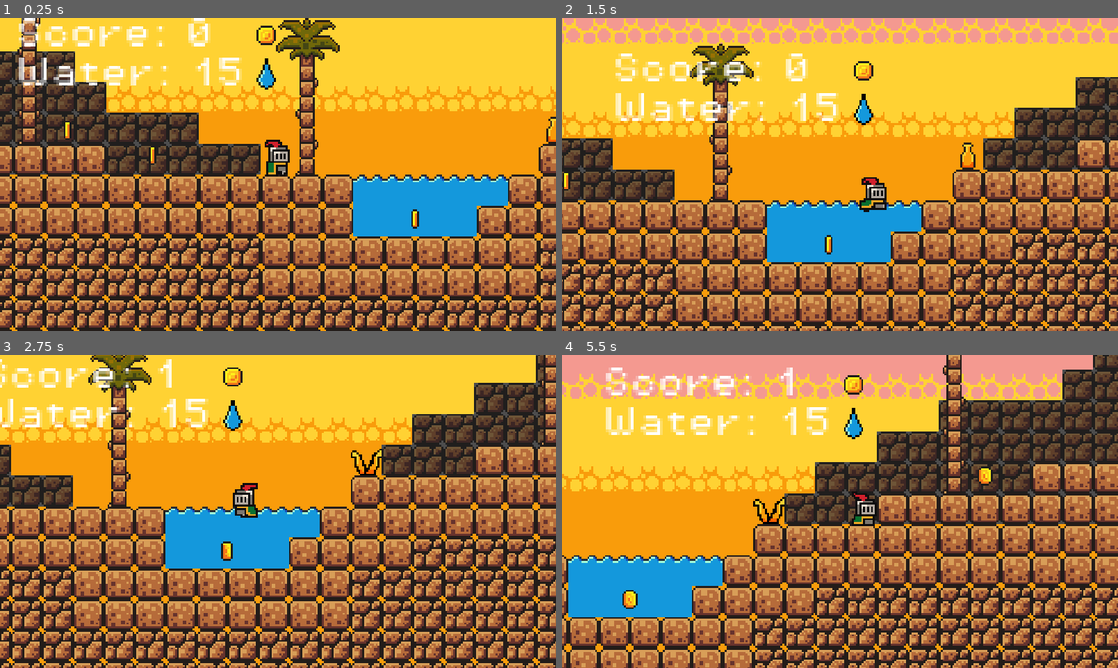
Above: before the commit, frames 1-4 (two rows, left to right).
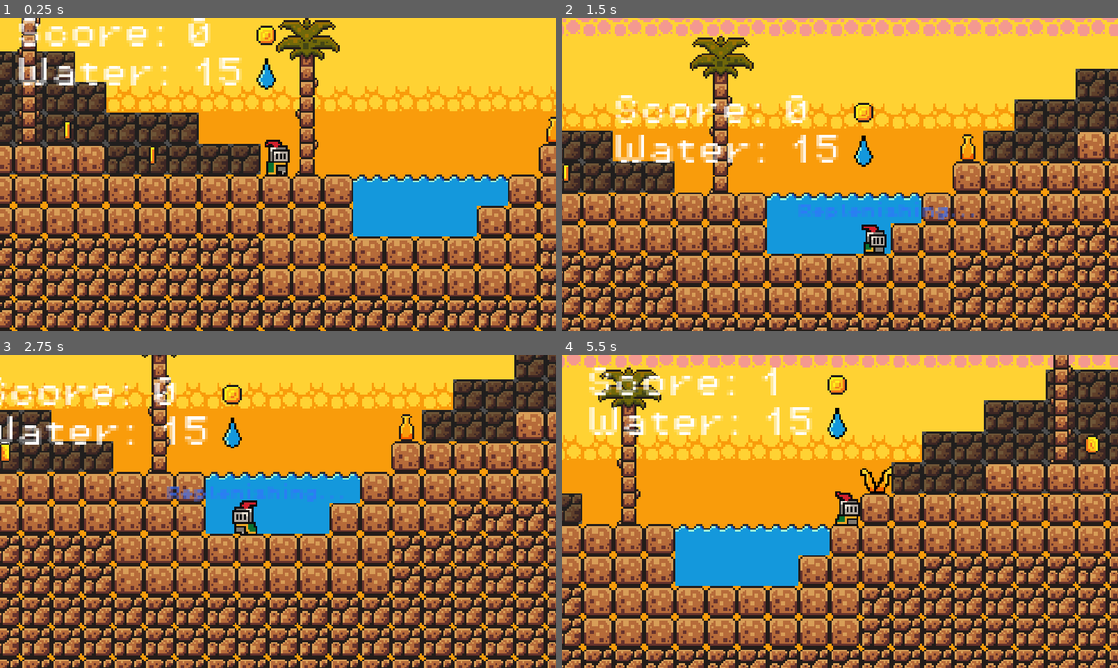
Above: after the commit, the same moments.

Repository: hypercreeper/TheWanderersPuzzle
Game: Godot game, scene res://scenes/africa.tscn
Same seed, same stepped clock (60 frames per second), same inputs: the game is played once before the commit and once after it. This scene is started directly instead of the project's main scene. Sound files missing from this copy of the repository are replaced by a short silence.
Inputs (mouse positions are in pixels of both pictures, inside the frame that each line leads up to):
- Up to frame 1 (0.25 s): no input
- Up to frame 2 (1.5 s): move the mouse to (962, 158) at 0.52 s; hold Right (move_right) from 0.53 s (still down); tap Space (jump) at 0.77 s; move the mouse to (728, 190) at 1.27 s
- Up to frame 3 (2.75 s): tap Space (jump) at 1.52 s; move the mouse to (333, 442) at 2.02 s; release Right (move_right) at 2.03 s; hold A (move_left) from 2.03 s (still down)
- Up to frame 4 (5.5 s): move the mouse to (812, 574) at 2.77 s; release A (move_left) at 2.78 s; hold Right (move_right) 2.78-4.28 s; tap Space (jump) at 3.02, 3.77, 4.52 s; move the mouse to (1006, 558) at 3.52 s; move the mouse to (673, 464) at 4.27 s; hold A (move_left) 4.28-5.03 s; move the mouse to (867, 511) at 5.02 s; hold Right (move_right) from 5.03 s (still down)

The runs differ from the first frame. In frame 1, less than 0.1% of the frame differs, in the area x 74-76%, y 61-68%; in frame 2, 52%; in frame 3, 70%, in the area x 0-100%, y 0-100%; in frame 4, 65%.
Error before the commit: Parse Error: Identifier "remove_water" not declared in the current scope. (res://scenes/water_regen_area.gd:9)

Commit message:
my stuff

Diff:
--- a/scenes/africa.tscn
+++ b/scenes/africa.tscn
@@ -10,8 +10,9 @@
 [ext_resource type="FontFile" uid="uid://dlk0p5n2mdgm4" path="res://assets/fonts/PixelOperator8.ttf" id="7_0kru8"]
 [ext_resource type="Script" path="res://scripts/game_manager.gd" id="8_o3f3k"]
 [ext_resource type="Texture2D" uid="uid://ptb23jubexxh" path="res://assets/sprites/coinicon.png" id="9_e27jd"]
+[ext_resource type="FontFile" uid="uid://ctui8lbqt0mdi" path="res://font.ttf" id="9_f6bur"]
 [ext_resource type="Texture2D" uid="uid://m5rjric0phad" path="res://assets/sprites/droplet.png" id="10_8dg52"]
-[ext_resource type="PackedScene" uid="uid://chtm5rrt4ee8i" path="res://scenes/pot.tscn" id="10_r0i2g"]
+[ext_resource type="PackedScene" uid="uid://dayjr02m01dcl" path="res://scenes/pot.tscn" id="10_r0i2g"]
 [ext_resource type="Script" path="res://scenes/water_regen_area.gd" id="13_johc0"]
 
 [sub_resource type="WorldBoundaryShape2D" id="WorldBoundaryShape2D_pv50g"]
@@ -234,6 +235,11 @@
 "RESET": SubResource("Animation_ded0n")
 }
 
+[sub_resource type="LabelSettings" id="LabelSettings_54v6e"]
+font = ExtResource("9_f6bur")
+font_size = 8
+font_color = Color(0.212839, 0.439923, 1, 1)
+
 [sub_resource type="RectangleShape2D" id="RectangleShape2D_u0ng8"]
 size = Vector2(20, 394)
 
@@ -276,7 +282,7 @@
 [node name="Coins" type="Node" parent="."]
 
 [node name="coin" parent="Coins" instance=ExtResource("5_d13rt")]
-position = Vector2(-64, 39)
+position = Vector2(248, -41)
 
 [node name="coin2" parent="Coins" instance=ExtResource("5_d13rt")]
 position = Vector2(-200, 6)
@@ -303,6 +309,15 @@
 limit_smoothed = true
 position_smoothing_enabled = true
 
+[node name="ReplenishingLabel" type="Label" parent="Player/Camera2D"]
+offset_left = -40.0
+offset_top = -27.0
+offset_right = 53.0
+offset_bottom = -18.0
+theme_override_fonts/font = ExtResource("7_0kru8")
+text = "Replenishing..."
+label_settings = SubResource("LabelSettings_54v6e")
+
 [node name="HBoxContainer" type="HBoxContainer" parent="Player/Camera2D"]
 offset_left = -136.0
 offset_top = -165.0
@@ -360,12 +375,14 @@
 wait_time = 6.0
 autostart = true
 
-[node name="StaticBody2D3" type="StaticBody2D" parent="."]
-position = Vector2(-61, 31)
-
-[node name="CollisionPolygon2D" type="CollisionPolygon2D" parent="StaticBody2D3"]
-position = Vector2(0, 1)
+[node name="Area2D" type="Area2D" parent="."]
+position = Vector2(-51, 33)
+script = ExtResource("13_johc0")
+
+[node name="CollisionPolygon2D" type="CollisionPolygon2D" parent="Area2D"]
+position = Vector2(-11, -2)
 polygon = PackedVector2Array(-35, -11, -35, 16, 29, 16, 29, 0, 45, 0, 45, -11)
-script = ExtResource("13_johc0")
 
 [connection signal="body_entered" from="Pot/Pot" to="Pot/Pot" method="_on_body_entered"]
+[connection signal="body_entered" from="Area2D" to="Area2D" method="_on_body_entered"]
+[connection signal="body_exited" from="Area2D" to="Area2D" method="_on_body_exited"]
--- a/scenes/water_regen_area.gd
+++ b/scenes/water_regen_area.gd
@@ -1,18 +1,24 @@
-extends CollisionPolygon2D
+extends Area2D
 
 @onready var timer: Timer = $Timer
 @onready var game_manager: Node = %"Game Manager"
+@onready var game: Node2D = $".."
+
 # Called when the node enters the scene tree for the first time.
 func _ready() -> void:
-	GameManagerss.water = 15
-	$Player/Camera2D/HBoxContainer/Label.text = str(GameManagerss.score)
-	timer.timeout.connect(remove_water)
-	game_manager.update_water_label()
+	pass
+
 # Called every frame. 'delta' is the elapsed time since the previous frame.
 func _process(delta: float) -> void:
 	pass
+	#game.regenerating_water = false
 
 func _on_body_entered(body: Node2D) -> void:
-	Engine.time_scale=0.5
-	print("death")
-	body.get_node("CollisionShape2D").queue_free()
+	print(type_string(typeof(body)))
+	if body is not TileMap:
+		game.regenerating_water = true
+		print(game.regenerating_water)
+func _on_body_exited(body: Node2D) -> void:
+	if body is not TileMap:
+		game.regenerating_water = false
+		print(game.regenerating_water)
--- a/scripts/africa.gd
+++ b/scripts/africa.gd
@@ -1,6 +1,9 @@
 extends Node2D
 @onready var timer: Timer = $Timer
 @onready var game_manager: Node = %"Game Manager"
+@onready var replenishing_label: Label = $Player/Camera2D/ReplenishingLabel
+
+static var regenerating_water = false
 # Called when the node enters the scene tree for the first time.
 func _ready() -> void:
 	GameManagerss.last_scene="africa"
@@ -8,15 +11,25 @@
 	$Player/Camera2D/HBoxContainer/Label.text = str(GameManagerss.score)
 	timer.timeout.connect(remove_water)
 	game_manager.update_water_label()
-
 # Called every frame. 'delta' is the elapsed time since the previous frame.
 func _process(delta: float) -> void:
-	pass
+	if regenerating_water:
+		timer.wait_time = 2
+		replenishing_label.show()
+	else:
+		timer.wait_time = 6
+		replenishing_label.hide()
 func remove_water():
-	if GameManagerss.water > 0:
-		GameManagerss.water -= 1
-		game_manager.update_water_label()
+	print(GameManagerss.water)
+	print(regenerating_water)
+	if not regenerating_water:
+		if GameManagerss.water > 0:
+			GameManagerss.water -= 1
+		else:
+			$Player.get_node("CollisionShape2D").queue_free()
+			get_tree().reload_current_scene()
+			GameManagerss.water = 15
 	else:
-		$Player.get_node("CollisionShape2D").queue_free()
-		get_tree().reload_current_scene()
-		GameManagerss.water = 15
+		if GameManagerss.water < 15:
+			GameManagerss.water += 1
+	game_manager.update_water_label()
--- a/scripts/india.gd
+++ b/scripts/india.gd
@@ -1,7 +1,7 @@
 extends Node2D
 @onready var timer: Timer = $Timer
 @onready var game_manager: Node = %"Game Manager"
-
+static var regenerating_water = false
 # Called when the node enters the scene tree for the first time.
 func _ready() -> void:
 	GameManagerss.last_scene="india"
Not shown: 1 places in scenes/africa.tscn that only renumber resources
Not shown: 1 places in scenes/arabia.tscn that only renumber resources
Not shown: 1 places in scenes/india.tscn that only renumber resources
Not shown: 1 places in scenes/pot.tscn that only renumber resources
